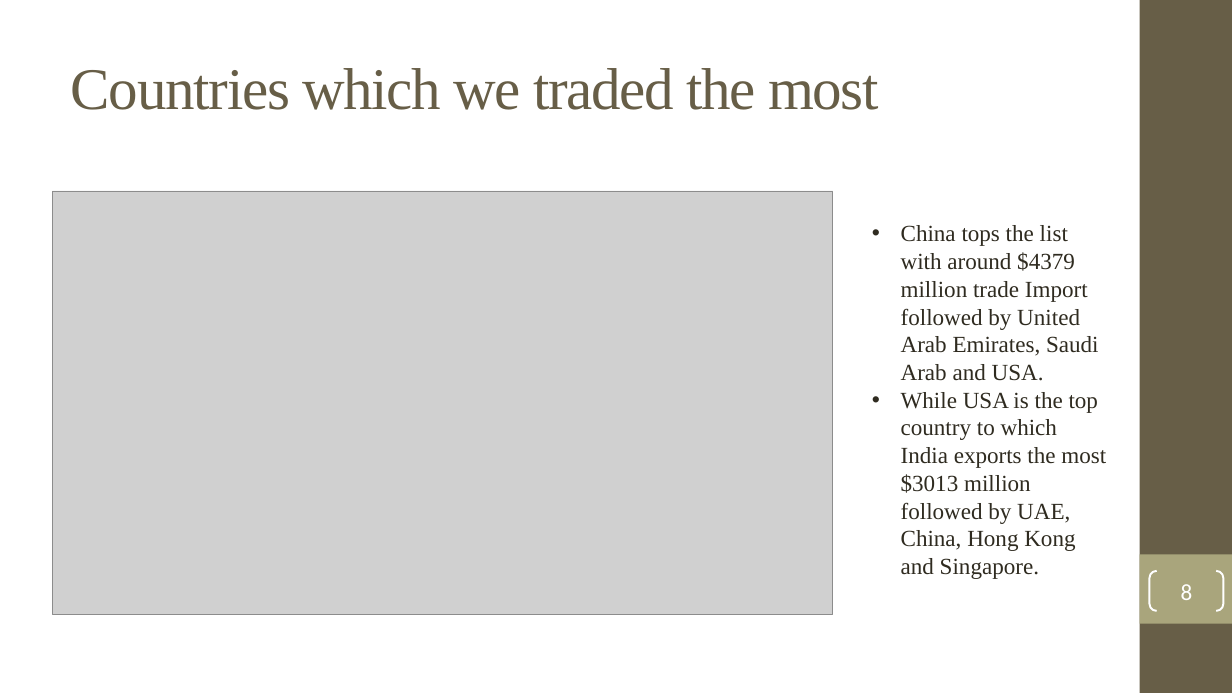
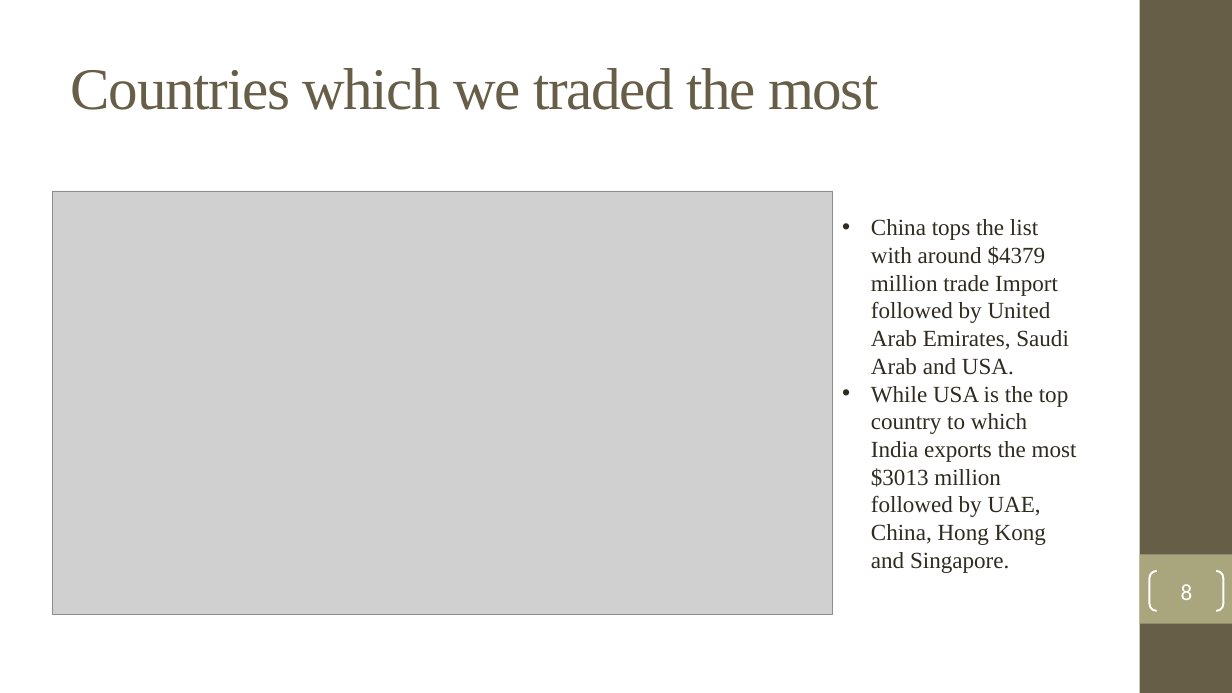
Before and after one commit to ForkedRepositories/Indian-Trade-Data-Analysis-and-Forecasting, a slide deck: slide 8 of Documents/Thesis/Indian Trade Analysis and Forecasting.pptx. Drawn at 1232x693 pixels with LibreOffice and Linux fonts; fonts in the diff are those of the drawing; grey boxes stand for pictures; background and template pictures are left out. Boxes give left, top, right and bottom in pixels: in the first picture for what was removed or moved away, otherwise in the second. Text is boxed around its words. In the diff, an @@ line names an element or a change of style, - is before the commit and + after.

```diff
--- a/Documents/Thesis/Indian Trade Analysis and Forecasting.pptx
+++ b/Documents/Thesis/Indian Trade Analysis and Forecasting.pptx
@@ text "China tops the list with ...": place and size @@
-text "China tops the list with ..." at (901,225,1106,579)
+text "China tops the list with ..." at (871,219,1077,573)
```
Also in this commit, not shown: 1 other slide changed.
